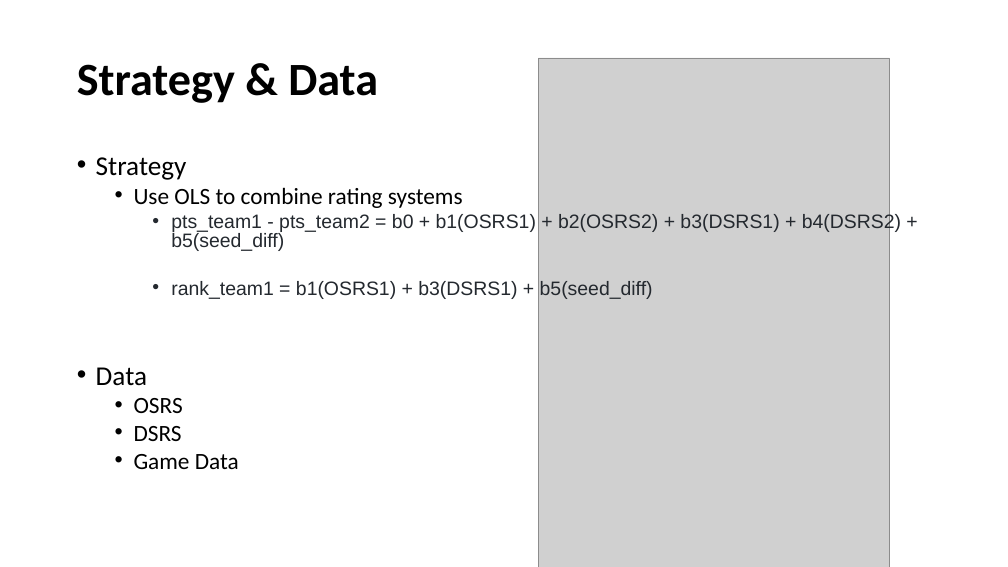
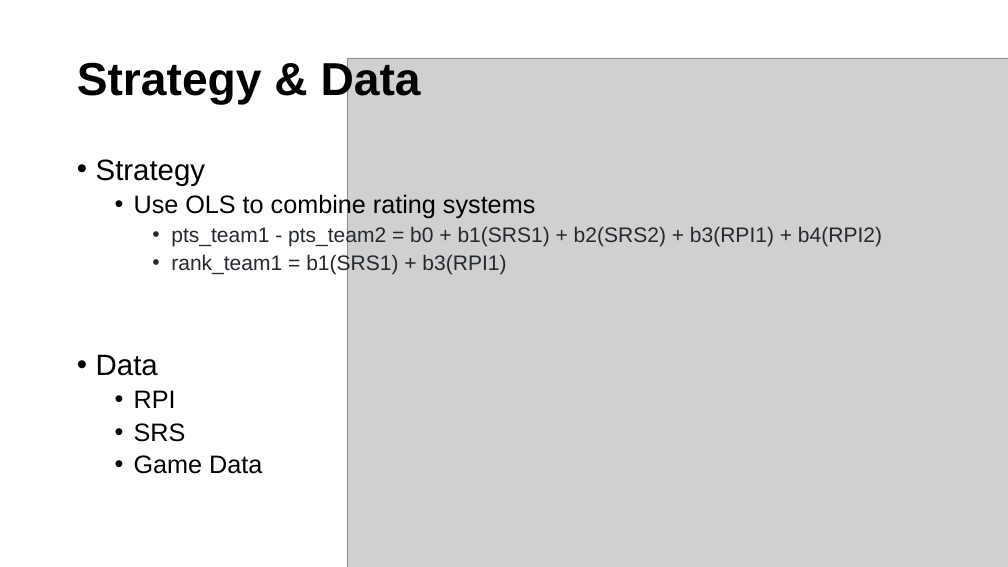
Before and after one commit to afifmazhar/ncaa_rankings, a slide deck: slide 2 of Visual/draft_presentation.pptx. Drawn at 1008x567 pixels with LibreOffice and Linux fonts; fonts in the diff are those of the drawing; grey boxes stand for pictures. Boxes give left, top, right and bottom in pixels: in the first picture for what was removed or moved away, otherwise in the second. Text is boxed around its words. In the diff, an @@ line names an element or a change of style, - is before the commit and + after.

```diff
--- a/Visual/draft_presentation.pptx
+++ b/Visual/draft_presentation.pptx
@@ title "Strategy & Data" at box(77, 59, 421, 105): font Calibri to Arial @@
@@ picture: place and size @@
-picture at box(538, 58, 889, 567)
+picture at box(347, 58, 1008, 567)
@@ text at box(96, 159, 535, 474): size 25.9 to 28 pt in "Strategy", "Data"; font Calibri to Arial in "Strategy", "Use OLS to combine rating systems", "Data", "Game Data"; size 22.2 to 24 pt in "Use OLS to combine rating systems", "Game Data"; line spacing 0.8 to 0.9 @@
@@ text at box(171, 225, 882, 274): text changed; size 18.5 to 20 pt @@
-    • pts_team1 - pts_team2 = b0 + b1(OSRS1) + b2(OSRS2) + b3(DSRS1) + b4(DSRS2) + b5(seed_diff)
-    • rank_team1 = b1(OSRS1) + b3(DSRS1) + b5(seed_diff)
+    • pts_team1 - pts_team2 = b0 + b1(SRS1) + b2(SRS2) + b3(RPI1) + b4(RPI2)
+    • rank_team1 = b1(SRS1) + b3(RPI1)
@@ text at box(134, 390, 186, 442): text changed; size 22.2 to 24 pt; font Calibri to Arial @@
-  • OSRS
-  • DSRS
+  • RPI
+  • SRS
```
Also in this commit, not shown: 4 other slides changed, 2 slides added.
